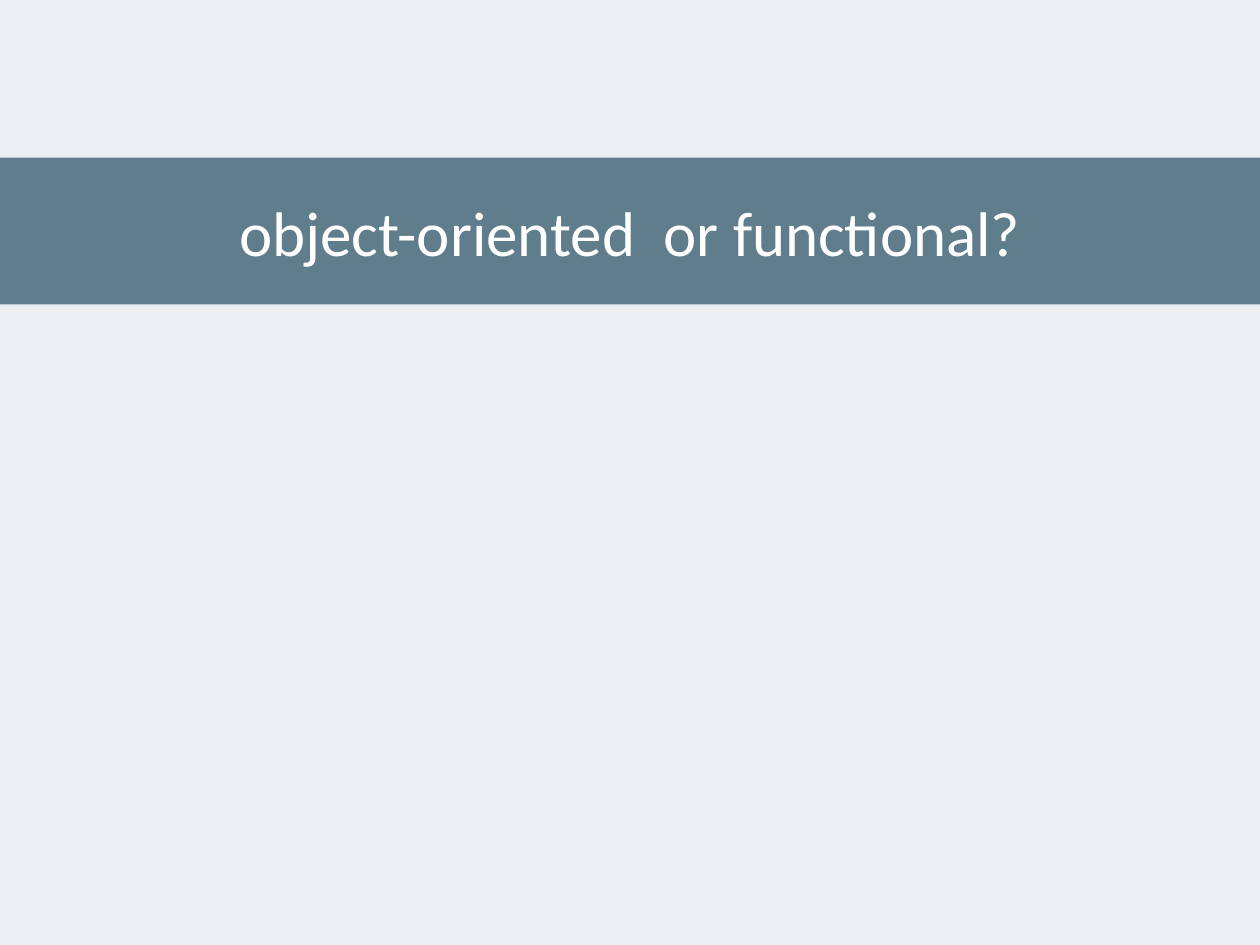
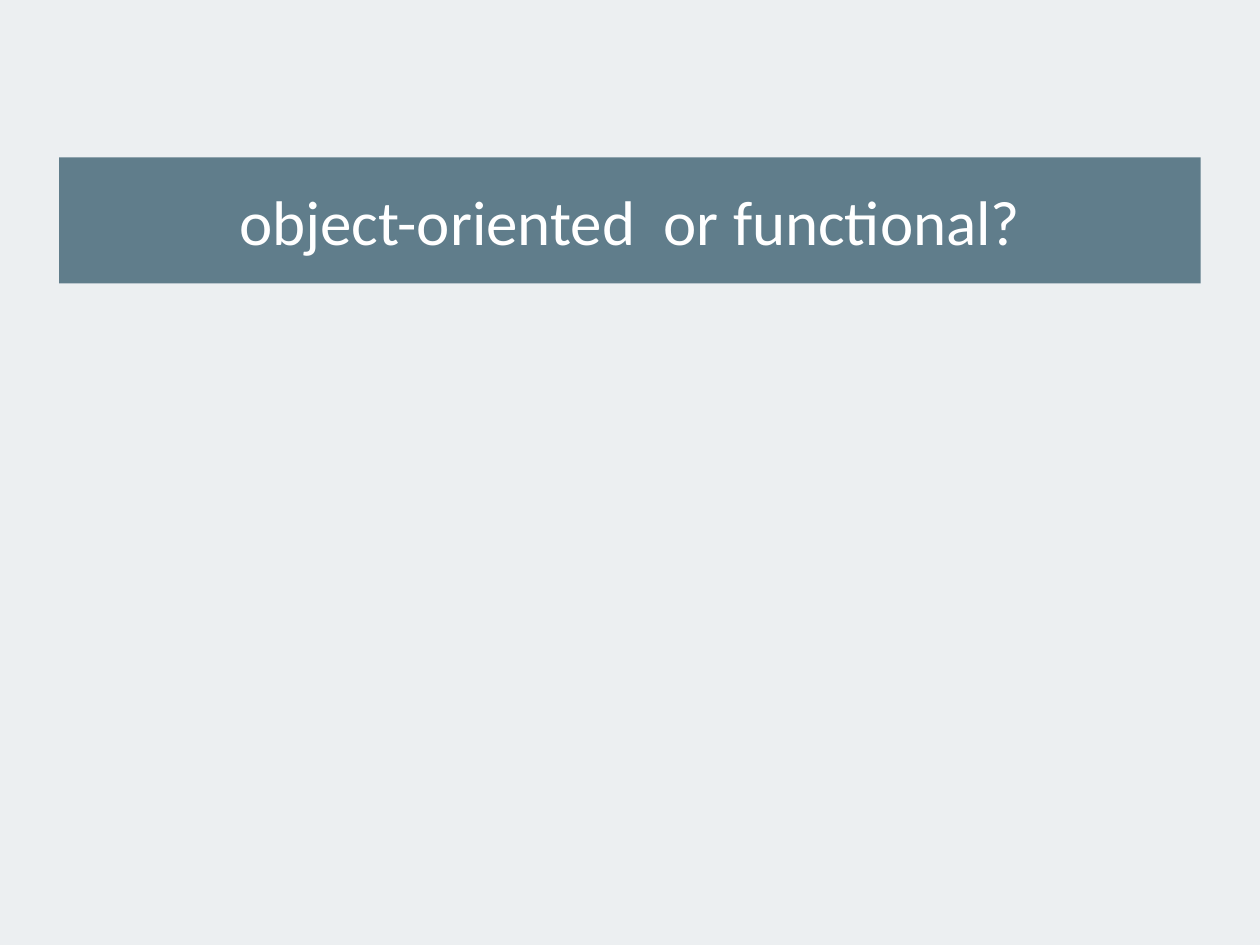
Before and after one commit to alexeymatveevp/angularjs-course, a slide deck: slide 2 of docs/00_jsbasics.pptx. Drawn at 1260x945 pixels with LibreOffice and Linux fonts; fonts in the diff are those of the drawing. Boxes give left, top, right and bottom in pixels: in the first picture for what was removed or moved away, otherwise in the second. Text is boxed around its words. In the diff, an @@ line names an element or a change of style, - is before the commit and + after.

```diff
--- a/docs/00_jsbasics.pptx
+++ b/docs/00_jsbasics.pptx
@@ snip rect "object-oriented or functional?": place and size @@
-snip rect "object-oriented or functional?" at <box>0,158,1260,305</box>
+snip rect "object-oriented or functional?" at <box>59,158,1201,284</box>
```
Also in this commit, not shown: 1 slide added, 15 slides removed, 2 other files.
